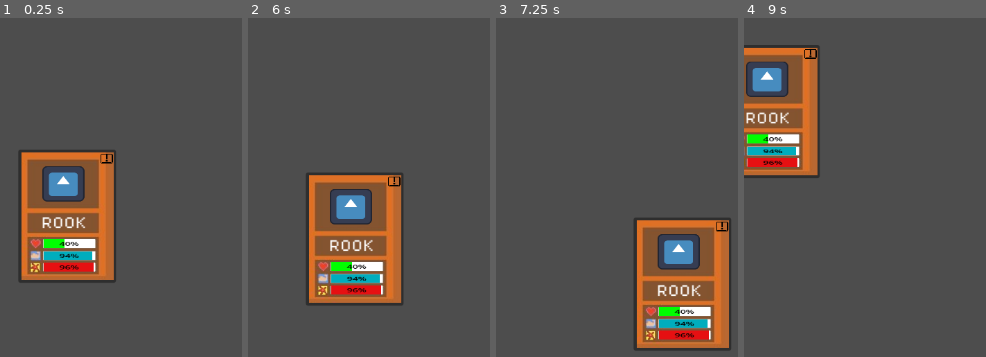
Above: before the commit, frames 1-4 (left to right).
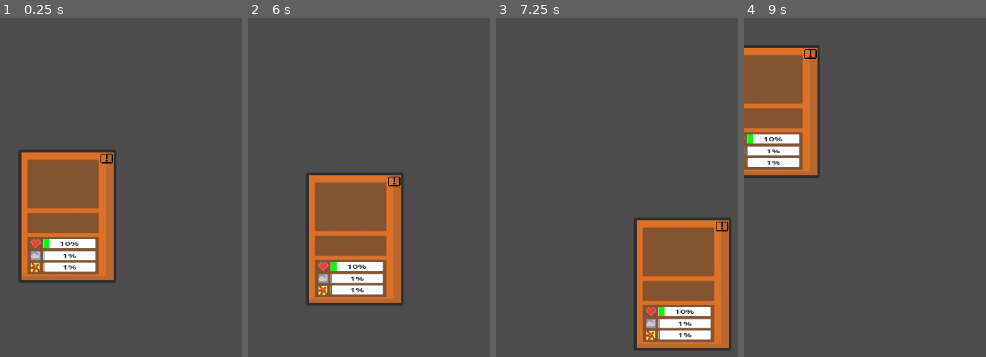
Above: after the commit, the same moments.

Repository: Caiisa-Games/caiisa
Game: Godot game, scene res://scenes/card.tscn
The game is run twice, just before and just after one commit, with the same random seed, the same clock (stepped at 60 frames per second) and the same inputs. This scene is started directly instead of the project's main scene. The engine's default icon, where the game draws it, is replaced by a stand-in: a white triangle on a blue panel in a dark square.
Inputs (mouse positions are in pixels of both pictures, inside the frame that each line leads up to):
- Up to frame 1 (0.25 s): no input
- Up to frame 2 (6 s): click (315, 214) at 0.5 s; click (354, 156) at 1.25 s; click (315, 214) at 2 s; click (354, 156) at 2.75 s; click (315, 214) at 3.5 s; click (354, 156) at 4.25 s; tap Enter at 5 s; move the mouse to (outside the picture) at 5.02 s; click (outside the picture) at 5.17 s; tap Space at 5.75 s; drag from (487, 265) to (outside the picture) at 5.77 s
- Up to frame 3 (7.25 s): tap Enter at 6.5 s; move the mouse to (outside the picture) at 6.52 s; click (outside the picture) at 6.67 s
- Up to frame 4 (9 s): tap Space at 7.25, 8.75 s; drag from (outside the picture) to (903, 173) at 7.27 s; tap Enter at 8 s; move the mouse to (outside the picture) at 8.02 s; click (outside the picture) at 8.17 s; drag from (903, 173) to (outside the picture) at 8.77 s

The runs differ from the first frame. In frame 1, 3.5% of the frame differs, in the area x 17-39%, y 43-75%; in frame 2, 3.4%; in frame 3, 3.5%, in the area x 66-89%, y 63-95%; in frame 4, 3.4%.

Commit message:
Added piece data to card

Diff:
--- a/data/pieces/piece1.tres
+++ b/data/pieces/piece1.tres
@@ -1,7 +1,11 @@
-[gd_resource type="Resource" script_class="PieceData" load_steps=2 format=3 uid="uid://bk06pb3x532an"]
+[gd_resource type="Resource" script_class="PieceData" load_steps=3 format=3 uid="uid://bk06pb3x532an"]
 
 [ext_resource type="Script" uid="uid://divct8m8b0k67" path="res://resources/piece_data.gd" id="1_omffe"]
+[ext_resource type="Texture2D" uid="uid://dt3u26svsupk8" path="res://icon.svg" id="2_pfm47"]
 
 [resource]
 script = ExtResource("1_omffe")
+name = "ROOK"
+description = "test desc - rook"
+texture = ExtResource("2_pfm47")
 metadata/_custom_type_script = "uid://divct8m8b0k67"
--- a/resources/piece_data.gd
+++ b/resources/piece_data.gd
@@ -1,5 +1,9 @@
 class_name PieceData
 extends Resource
+
+@export_group("Info")
+@export var name: String
+@export var description: String
 
 @export_group("Visuals")
 @export var texture: Texture2D
--- a/scenes/card.gd
+++ b/scenes/card.gd
@@ -8,6 +8,9 @@
 @onready var hp_2: ProgressBar = $ColorRect2/ProgressBar4
 @onready var power_2: ProgressBar = $ColorRect2/ProgressBar5
 @onready var knock_3: ProgressBar = $ColorRect2/ProgressBar6
+
+@onready var texture_sprite: Sprite2D = $Button2/TextureRect/TextureSprite
+@onready var title_label: Label = $Button2/TextureRect/TitleLabel
 
 @onready var coll: ColorRect = $ColorRect
 @onready var camer: Camera2D = $ColorRect/Camera2D
@@ -28,20 +31,23 @@
 var drag_offset = Vector2.ZERO
 
 func _ready() -> void:
-	randomize()
+	if not data: return
 
-	hp.value = randi_range(1, 10)
+	hp.value = data.defense
 	hp_2.value = hp.value
 	label_3.text = str(hp_2.value)
 
-	power.value = randi_range(0, 100)
+	power.value = data.power
 	power_2.value = power.value
 
 	label_4.text = str(power_2.value)
 
-	knock.value = randi_range(1, 100)
+	knock.value = data.knockback
 	knock_3.value = knock.value
 	label_5.text = str((knock_3.value + 20) / 100)
+
+	texture_sprite.texture = data.texture
+	title_label.text = data.name
 
 func _on_button_2_pressed() -> void:
 	if coll_3.visible == false:
--- a/scenes/card.tscn
+++ b/scenes/card.tscn
@@ -1,11 +1,10 @@
-[gd_scene load_steps=33 format=3 uid="uid://kovxmeios3jx"]
+[gd_scene load_steps=32 format=3 uid="uid://kovxmeios3jx"]
 
 [ext_resource type="Script" uid="uid://budpflnlrxs10" path="res://scenes/card.gd" id="1_d81rb"]
 [ext_resource type="Texture2D" uid="uid://c3jsdcipe0cb7" path="res://assets/ghj.jpg" id="2_6u4wf"]
 [ext_resource type="Script" uid="uid://divct8m8b0k67" path="res://resources/piece_data.gd" id="2_we8pq"]
 [ext_resource type="Texture2D" uid="uid://cn7fdta37llud" path="res://assets/gfdsa.png" id="3_ktuci"]
 [ext_resource type="FontFile" uid="uid://cbxi60o2ttl05" path="res://assets/fonts/Pixel.ttf" id="4_sy11y"]
-[ext_resource type="Texture2D" uid="uid://dt3u26svsupk8" path="res://icon.svg" id="5_6ligt"]
 [ext_resource type="FontFile" uid="uid://ccnqlkr0170ey" path="res://assets/fonts/fr13631889_Plicata_PERSONAL_USE_ONLY.ttf" id="6_6ligt"]
 [ext_resource type="Texture2D" uid="uid://b3j5xqpjxrs4b" path="res://assets/fhm1.png" id="7_8w5pg"]
 [ext_resource type="Texture2D" uid="uid://rpkjcvx2wvst" path="res://assets/fdsew36.png" id="8_1yd6c"]
@@ -143,29 +142,30 @@
 icon = ExtResource("3_ktuci")
 flat = true
 
-[node name="Label" type="Label" parent="Button2/TextureRect"]
+[node name="TitleLabel" type="Label" parent="Button2/TextureRect"]
 layout_mode = 1
 anchors_preset = 3
 anchor_left = 1.0
 anchor_top = 1.0
 anchor_right = 1.0
 anchor_bottom = 1.0
-offset_left = -95.0
-offset_top = -88.0
-offset_right = -35.0
-offset_bottom = -65.0
+offset_left = -113.546165
+offset_top = -93.44871
+offset_right = -19.00985
+offset_bottom = -66.39982
 grow_horizontal = 0
 grow_vertical = 0
 scale = Vector2(0.9904604, 1.0078192)
 theme_override_colors/font_color = Color(1, 1, 1, 1)
 theme_override_fonts/font = ExtResource("4_sy11y")
 theme_override_font_sizes/font_size = 17
-text = "ROOK"
-
-[node name="Sprite2D" type="Sprite2D" parent="Button2/TextureRect"]
+text = "TITLE"
+horizontal_alignment = 1
+vertical_alignment = 1
+
+[node name="TextureSprite" type="Sprite2D" parent="Button2/TextureRect"]
 position = Vector2(55.000023, 44)
 scale = Vector2(0.4296875, 0.390625)
-texture = ExtResource("5_6ligt")
 
 [node name="ColorRect" type="ColorRect" parent="."]
 visible = false
